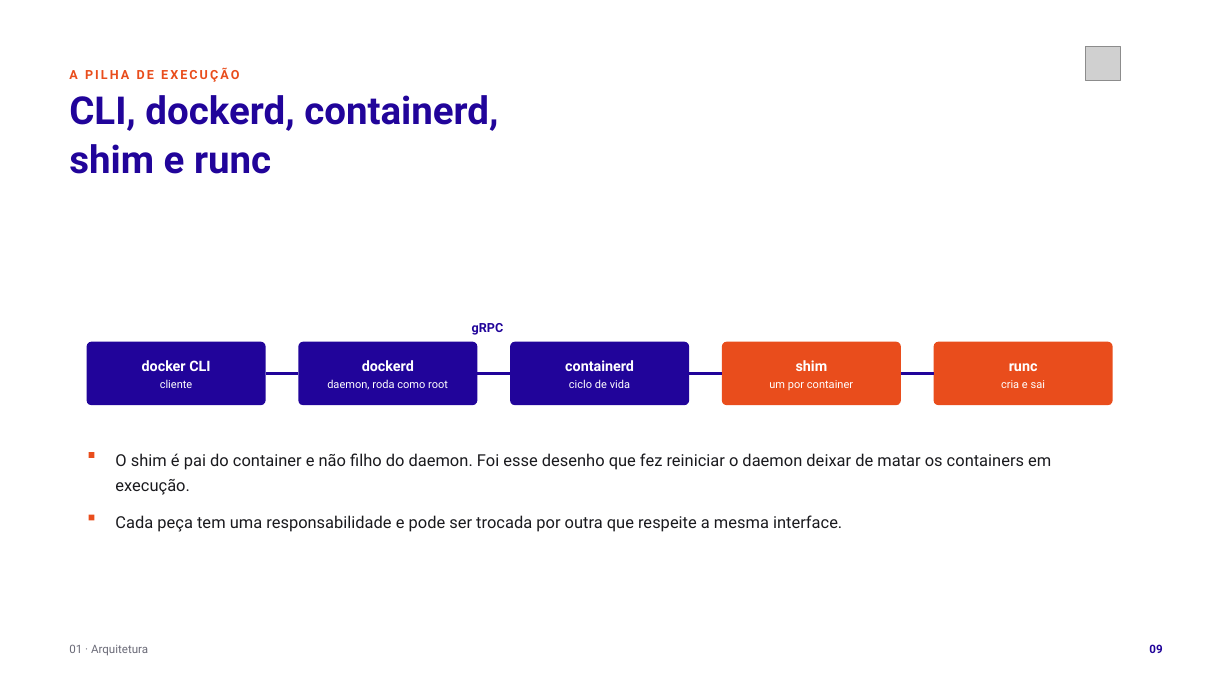
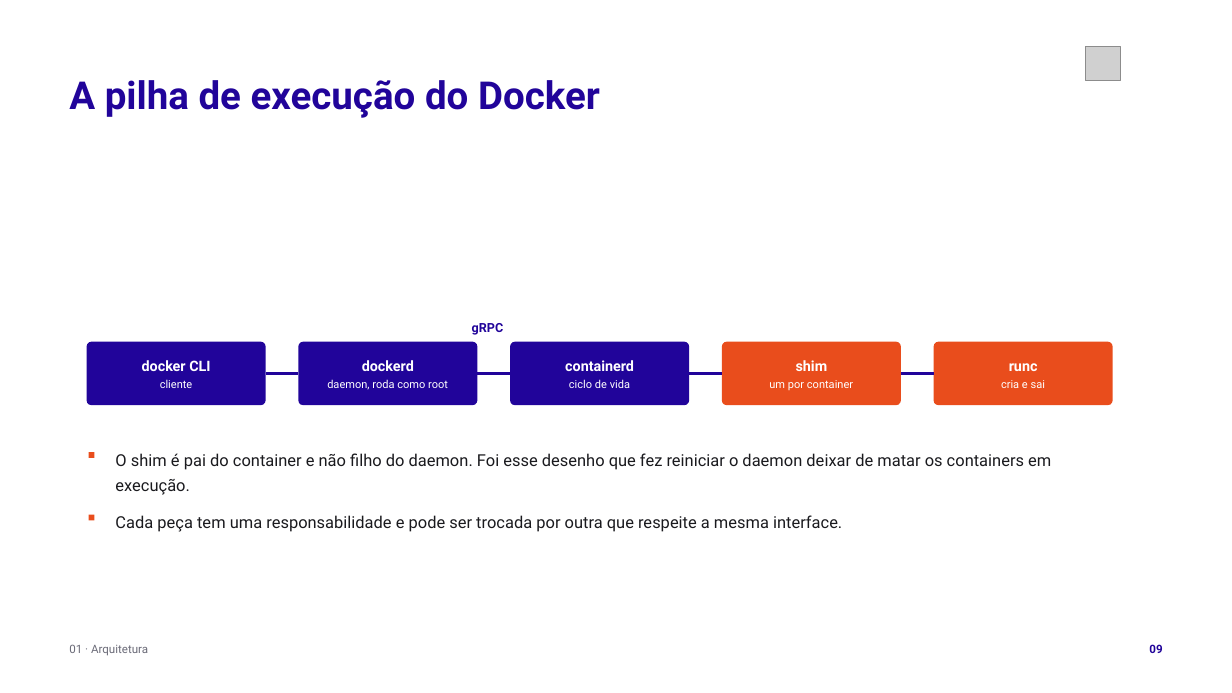
Before and after one commit to tcpassos/invite-app, a slide deck: slide 9 of trabalhos/T1-Docker-Invite-People.pptx. Drawn at 1232x693 pixels with LibreOffice and Linux fonts; fonts in the diff are those of the drawing; grey boxes stand for pictures. Boxes give left, top, right and bottom in pixels: in the first picture for what was removed or moved away, otherwise in the second. Text is boxed around its words. In the diff, an @@ line names an element or a change of style, - is before the commit and + after.

```diff
--- a/trabalhos/T1-Docker-Invite-People.pptx
+++ b/trabalhos/T1-Docker-Invite-People.pptx
@@ text at box(69, 80, 600, 118): text changed; size 9.8 to 30 pt; text colour #E94D1C to #21049A @@
-A PILHA DE EXECUÇÃO
+A pilha de execução do Docker
@@ text removed at box(69, 95, 498, 174) @@
-CLI, dockerd, containerd,
-shim e runc
```
Also in this commit, not shown: 25 other slides changed, 31 other files.
